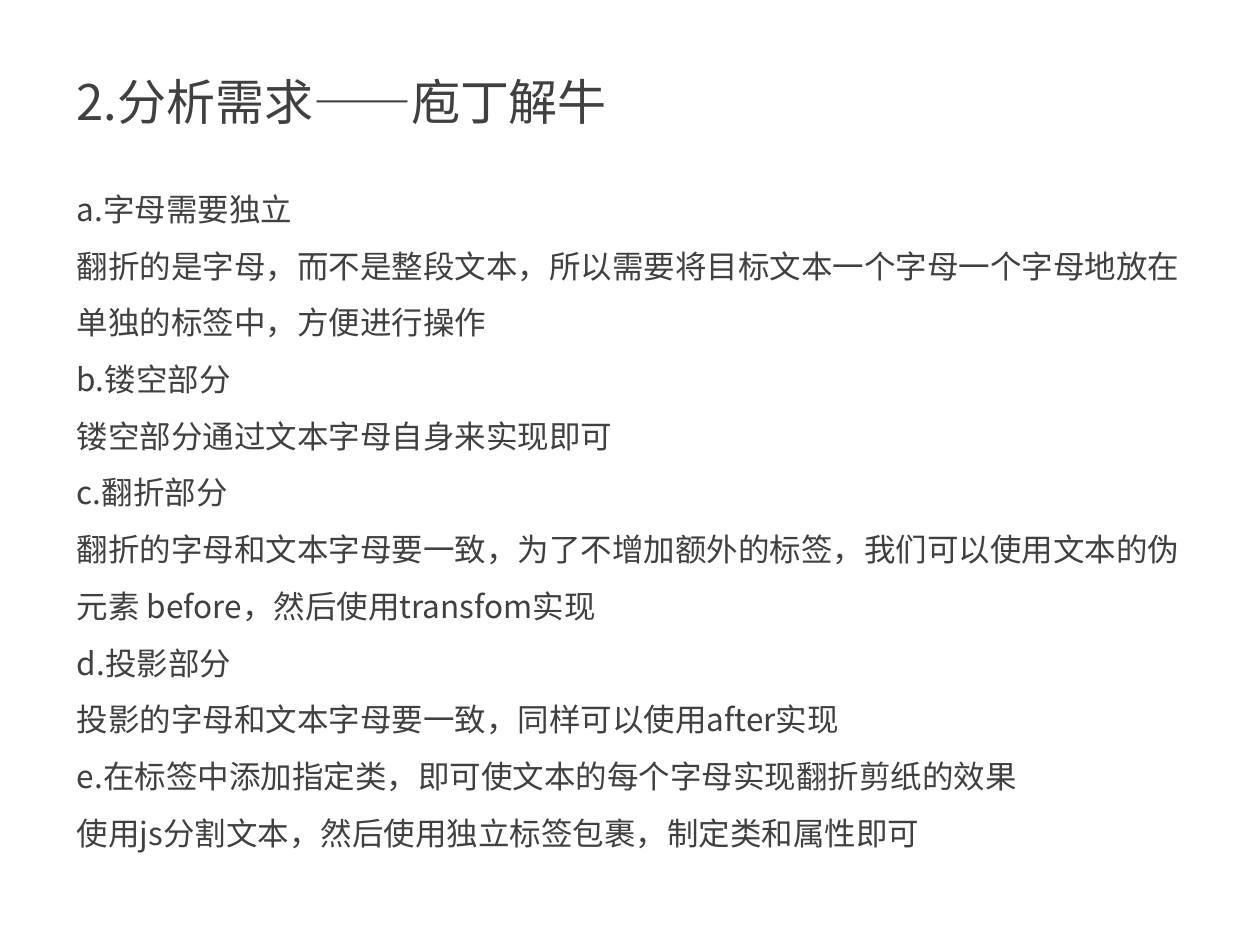
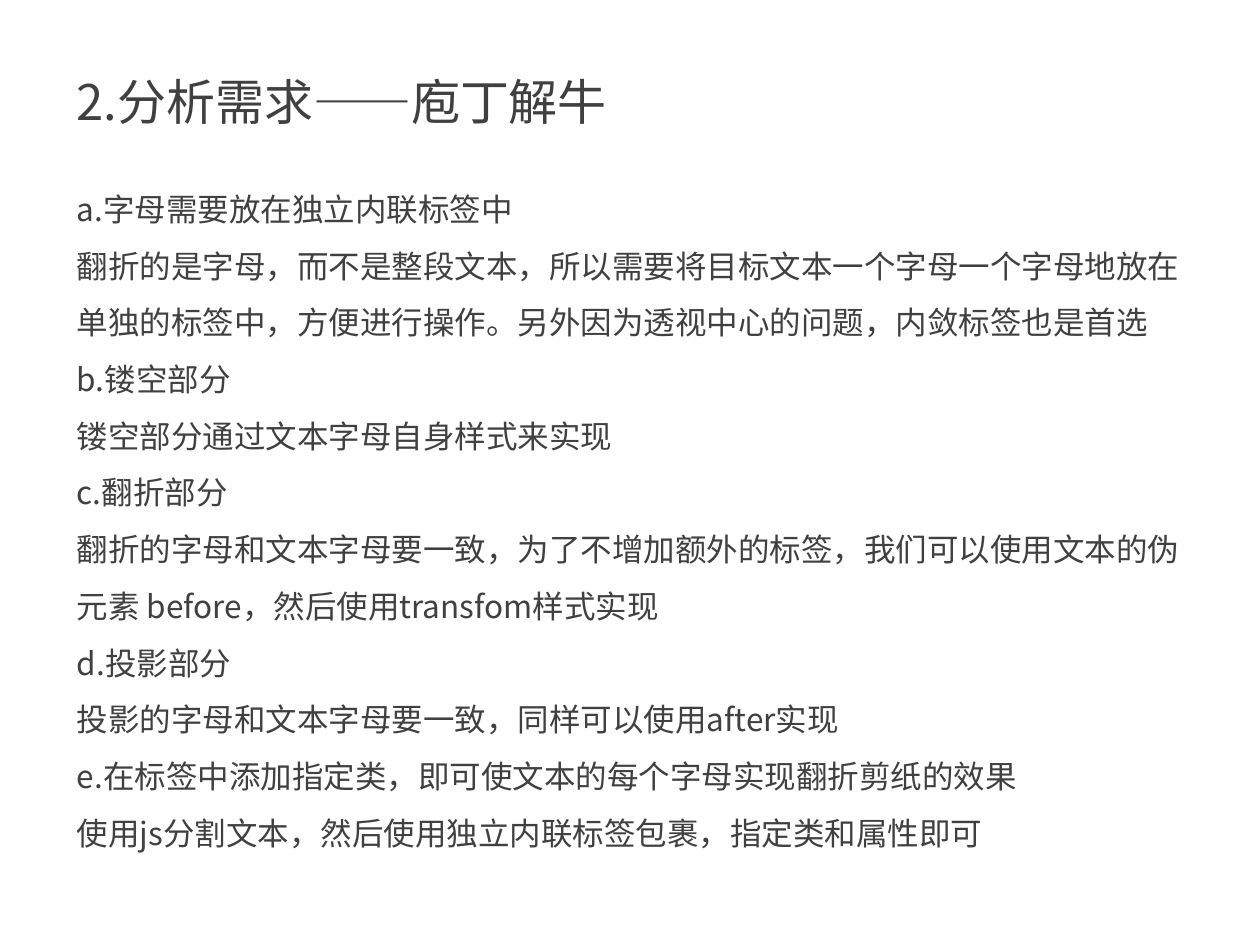
Before and after one commit to kong66/webAni, a slide deck: slide 3 of 5-3DLetter/3DLetter.pptx. Drawn at 1260x945 pixels with LibreOffice and Linux fonts; fonts in the diff are those of the drawing. Boxes give left, top, right and bottom in pixels: in the first picture for what was removed or moved away, otherwise in the second. Text is boxed around its words. In the diff, an @@ line names an element or a change of style, - is before the commit and + after.

```diff
--- a/5-3DLetter/3DLetter.pptx
+++ b/5-3DLetter/3DLetter.pptx
@@ text at [77, 194, 1179, 337]: text changed @@
-a.字母需要独立
-翻折的是字母，而不是整段文本，所以需要将目标文本一个字母一个字母地放在单独的标签中，方便进行操作
+a.字母需要放在独立内联标签中
+翻折的是字母，而不是整段文本，所以需要将目标文本一个字母一个字母地放在单独的标签中，方便进行操作。另外因为透视中心的问题，内敛标签也是首选
@@ text at [77, 421, 613, 451]: text changed @@
-镂空部分通过文本字母自身来实现即可
+镂空部分通过文本字母自身样式来实现
@@ text at [77, 534, 1179, 621]: text changed @@
-翻折的字母和文本字母要一致，为了不增加额外的标签，我们可以使用文本的伪元素 before，然后使用transfom实现
+翻折的字母和文本字母要一致，为了不增加额外的标签，我们可以使用文本的伪元素 before，然后使用transfom样式实现
@@ text at [77, 818, 982, 853]: text changed @@
-使用js分割文本，然后使用独立标签包裹，制定类和属性即可
+使用js分割文本，然后使用独立内联标签包裹，指定类和属性即可
```
Also in this commit, not shown: 4 other slides changed, 11 slides added, 9 slides removed, 1 other file.
